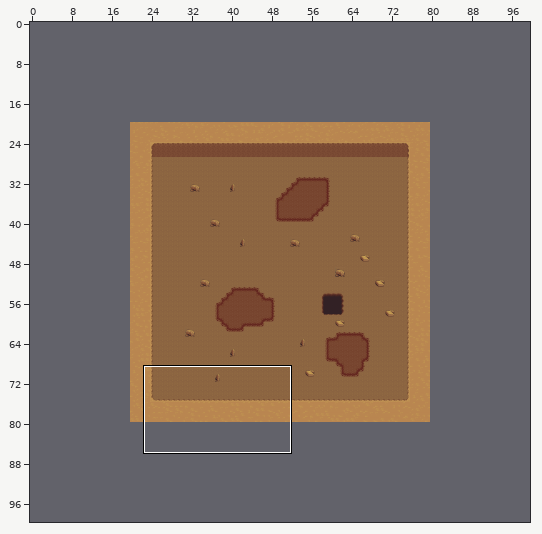
Tiled map, stored at Assets/sprites/myMaps/map2.tmx. Above, an overview of the earlier version with the close-up marked.
Close-up. First the earlier version:
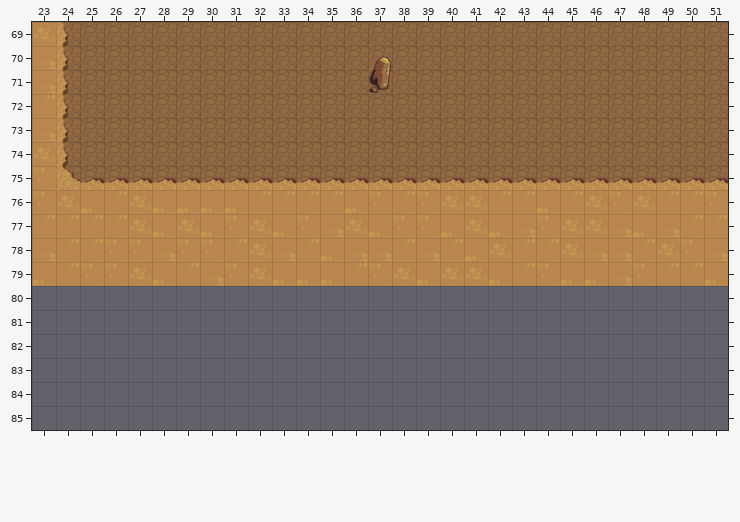
Cells are 64x64 px. Shown: x 23..51, y 69..85. The commit also changed other parts of the map, which this record leaves out.
Once edited:
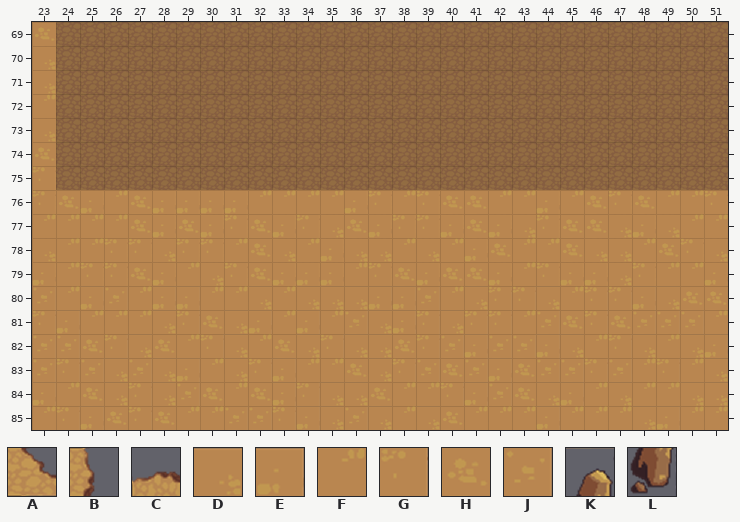
Key: from "terrain": A 159, B 319, C 319 turned 270, D 507, E 508, F 539, G 540, H 571, J 572, K 636, L 668.
_ is an empty cell.
Objects are placed by their top-left corner, in cells (3,4 is the top-left corner of cell 3,4); size is 1x1 cell unless given.
Changes in this commit:
Layer "Outer":
y 80: x 23..51 _____________________________ -> JFEJFEEFFDFDDDEEJFDGGDFGGEDHH
y 81: x 23..51 _____________________________ -> GEFFFDGHDEFEFJDEGDGGFJHGHJJJF
y 82: x 23..51 _____________________________ -> JJHGDHFGDFHDGDDHGJEJJEDFGDFDE
y 83: x 23..51 _____________________________ -> JGJDJDEFDGEFFHDGJHJEHJJGJFGFD
y 84: x 23..51 _____________________________ -> EFHDGDJHFHEGDDHFFGEJHDEFDFFDD
y 85: x 23..51 _____________________________ -> FGEHGHFFJJGEDJDFDHFFFEFFFDEFF
Layer "Bounds" (now hidden):
y 69..74: x 24 B -> _
y 75: x 24..51 ACCCCCCCCCCCCCCCCCCCCCCCCCCC -> ____________________________
Layer "Objects" (now hidden):
removed: K at 37,70
removed: L at 37,71
Where, in picture pixels (left, top, right, bottom), the same in both close-ups:
removed: (56, 22, 728, 190)
added: (32, 286, 728, 430)
